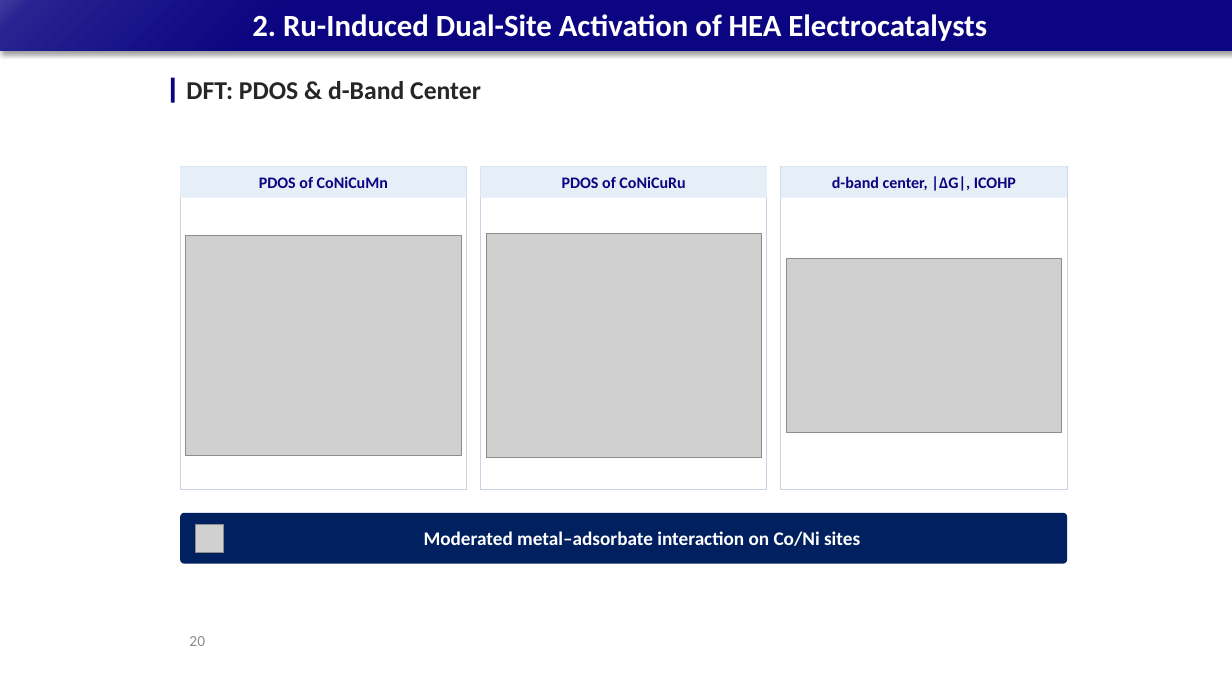
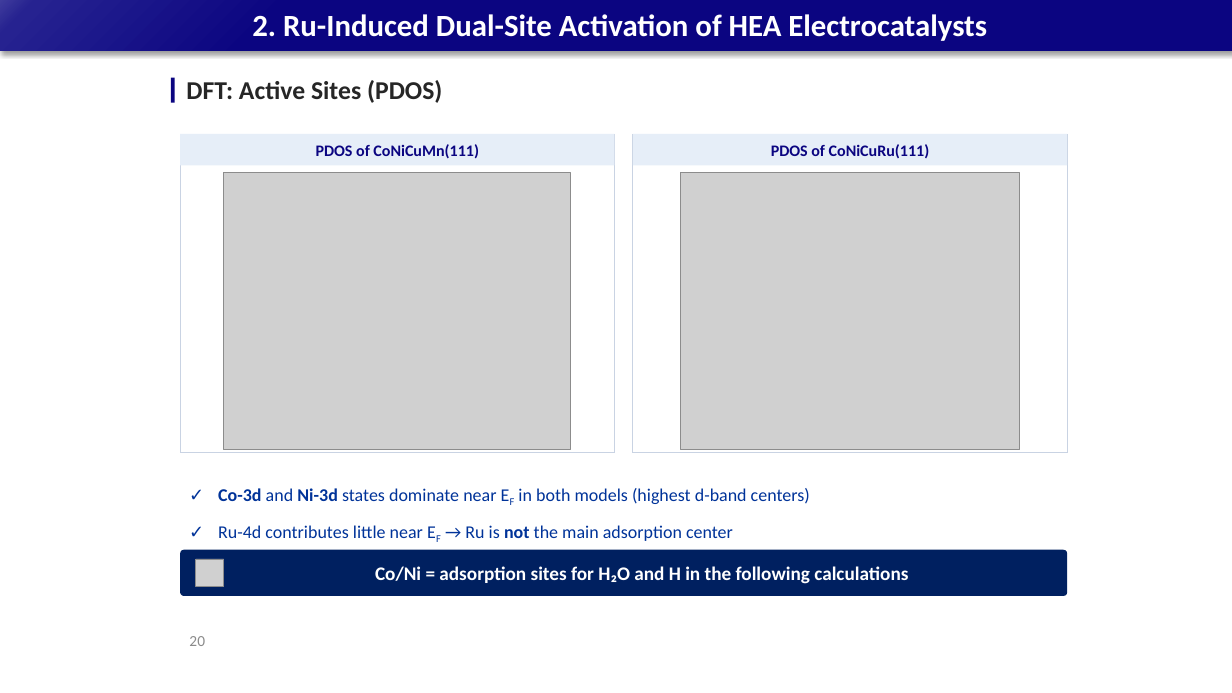
Before and after one commit to limsj0204/letter, a slide deck: slide 20 of 학위논문_디펜스_발표자료.pptx. Drawn at 1232x693 pixels with LibreOffice and Linux fonts; fonts in the diff are those of the drawing; grey boxes stand for pictures. Boxes give left, top, right and bottom in pixels: in the first picture for what was removed or moved away, otherwise in the second. Text is boxed around its words. In the diff, an @@ line names an element or a change of style, - is before the commit and + after.

```diff
--- a/학위논문_디펜스_발표자료.pptx
+++ b/학위논문_디펜스_발표자료.pptx
@@ text at [186, 80, 442, 103]: text changed @@
-DFT: PDOS & d-Band Center
+DFT: Active Sites (PDOS)
@@ rectangle "PDOS of CoNiCuMn(111)": place and size @@
-rectangle "PDOS of CoNiCuMn(111)" at [180, 166, 467, 198]
+rectangle "PDOS of CoNiCuMn(111)" at [180, 134, 615, 165]
@@ rectangle: place and size @@
-rectangle at [180, 166, 467, 490]
+rectangle at [180, 134, 615, 453]
@@ text in rectangle at [316, 144, 479, 159]: text changed @@
-PDOS of CoNiCuMn
+PDOS of CoNiCuMn(111)
@@ rectangle "PDOS of CoNiCuRu(111)": place and size @@
-rectangle "PDOS of CoNiCuRu(111)" at [481, 166, 767, 198]
+rectangle "PDOS of CoNiCuRu(111)" at [633, 134, 1067, 165]
@@ rectangle: place and size @@
-rectangle at [481, 166, 767, 490]
+rectangle at [633, 134, 1067, 453]
@@ text in rectangle at [771, 144, 930, 158]: text changed @@
-PDOS of CoNiCuRu
+PDOS of CoNiCuRu(111)
@@ picture: place and size @@
-picture at [186, 236, 461, 455]
+picture at [224, 173, 570, 449]
@@ picture: place and size @@
-picture at [486, 234, 762, 457]
+picture at [680, 173, 1020, 449]
@@ rectangle removed at [781, 166, 1067, 490] @@
@@ rectangle removed at [781, 166, 1067, 198] @@
-d-band center, |ΔG|, ICOHP
@@ picture removed at [787, 259, 1062, 433] @@
@@ text added at [218, 488, 810, 541], 14 pt, text #003399 @@
+✓ Co-3d and Ni-3d states dominate near EF in both models (highest d-band centers)
+✓ Ru-4d contributes little near EF → Ru is not the main adsorption center
@@ rounded rectangle "Co/Ni = adsorption sites for ...": place and size @@
-rounded rectangle "Co/Ni = adsorption sites for ..." at [180, 513, 1067, 564]
+rounded rectangle "Co/Ni = adsorption sites for ..." at [180, 550, 1067, 596]
@@ picture: place and size @@
-picture at [196, 524, 224, 552]
+picture at [196, 559, 224, 587]
@@ text in rounded rectangle at [375, 566, 908, 584]: text changed @@
-Moderated metal–adsorbate interaction on Co/Ni sites
+Co/Ni = adsorption sites for H₂O and H in the following calculations
```
Also in this commit, not shown: 1 other slide changed, 2 other files.
